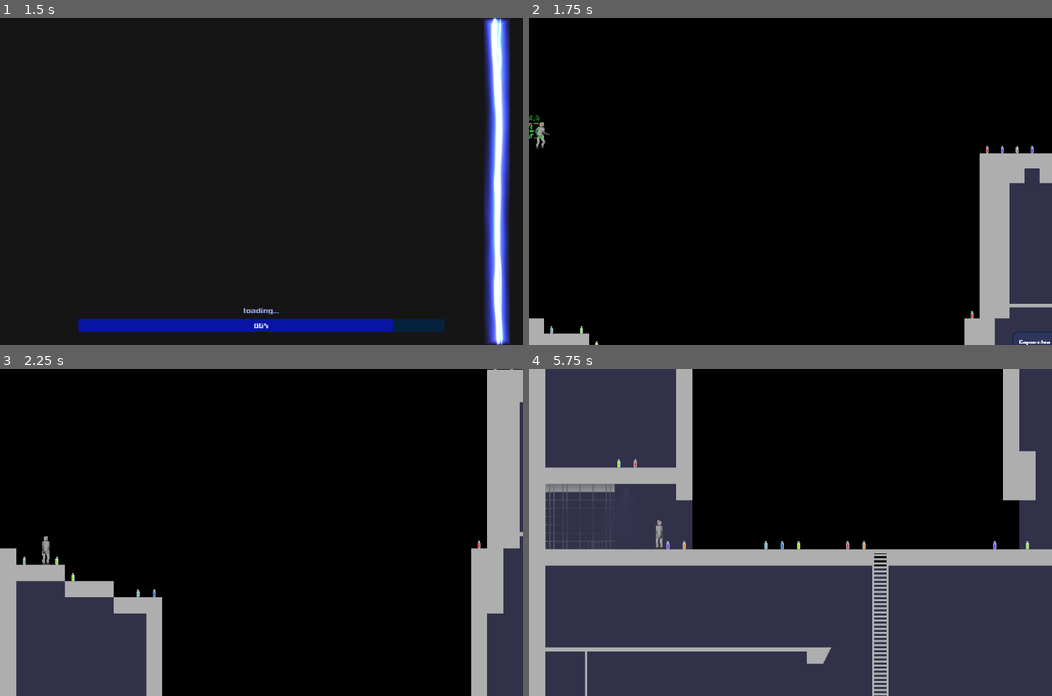
Above: before the commit, frames 1-4 (two rows, left to right).
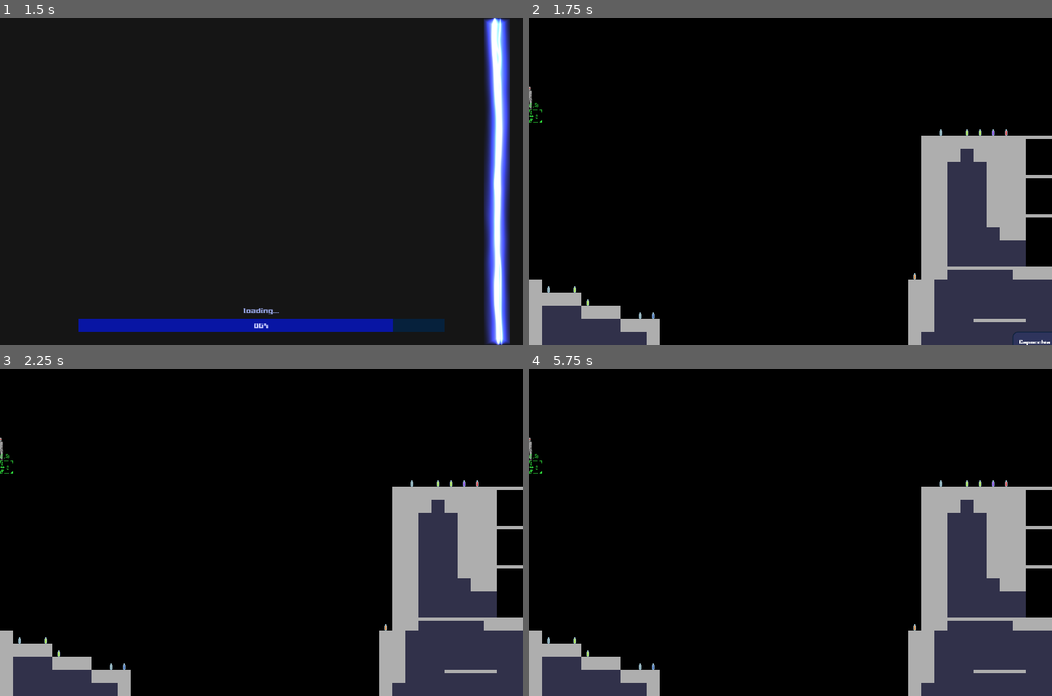
Above: after the commit, the same moments.

Repository: iRadEntertainment/Metropolissimo
Game: Godot game, scene res://Instances/main_menu.tscn
The game is run twice, just before and just after one commit, with the same random seed, the same clock (stepped at 60 frames per second) and the same inputs. Sound files missing from this copy of the repository are replaced by a short silence.
Inputs (mouse positions are in pixels of both pictures, inside the frame that each line leads up to):
- Up to frame 1 (1.5 s): click "New Game" at 0.5 s; tap Enter at 1.25 s; move the mouse to (376, 165) at 1.27 s; hold Right (ui_right) from 1.28 s (still down); hold Caps Lock (action) from 1.28 s (still down); click (376, 165) at 1.42 s
- Up to frame 2 (1.75 s): keep holding Right (ui_right); keep holding Caps Lock (action); tap Space (jump) at 1.52, 1.55 s
- Up to frame 3 (2.25 s): tap Space (jump) at 1.82 s; release Right (ui_right) at 2 s; release Caps Lock (action) at 2 s; drag from (156, 548) to (235, 597) at 2.02 s
- Up to frame 4 (5.75 s): move the mouse to (842, 460) at 2.77 s; hold Right (ui_right) 2.78-3.5 s; hold Caps Lock (action) 2.78-3.5 s; click (842, 460) at 2.92 s; tap Space (jump) at 3.05 s; drag from (764, 597) to (633, 483) at 3.52 s; move the mouse to (947, 581) at 4.27 s; hold Left (ui_left) 4.28-5 s; hold Space (jump) 4.28-5 s; tap S (crouch) at 4.35 s; click (947, 581) at 4.42 s; tap R (reload) at 4.9 s; drag from (633, 483) to (712, 450) at 5.02 s

Frame 1 is identical in both runs. In frame 2, 16% of the frame differs, in the area x 0-100%, y 21-100%; in frame 3, 26%; in frame 4, 61%, in the area x 0-100%, y 0-100%.
Error before the commit: Invalid get index '7' (on base: 'Array'). (res://Scripts/n_mng.gd:35)
Error after the commit: Invalid get index '9' (on base: 'Array'). (res://Scripts/n_mng.gd:39)

Commit message:
Astar init

Diff:
--- a/Instances/GUI.tscn
+++ b/Instances/GUI.tscn
@@ -481,13 +481,9 @@
 texture = ExtResource( 3 )
 expand = true
 
-[node name="menu" type="Control" parent="." instance=ExtResource( 4 )]
+[node name="menu" parent="." instance=ExtResource( 4 )]
 editor/display_folded = true
 visible = false
-anchor_right = 1.0
-anchor_bottom = 1.0
-margin_left = -2.0
-margin_right = -2.0
 
 [node name="mouse_info" type="HBoxContainer" parent="."]
 editor/display_folded = true
--- a/Instances/player.tscn
+++ b/Instances/player.tscn
@@ -8154,9 +8154,6 @@
 collision_mask = 1025
 collision/safe_margin = 0.01
 script = ExtResource( 2 )
-climb_speed = 250
-acc_speed = 1000
-jump = 600
 
 [node name="poly_coll" parent="." index="0"]
 visible = false
--- a/Scripts/astar_grid_gen.gd
+++ b/Scripts/astar_grid_gen.gd
@@ -4,37 +4,59 @@
 
 extends Control
 
-var as_c = AStar.new()  # AStar complete with all connections available and all nodes
-var as_0 = AStar.new()  # AStar 0 : NO JUMP
+var as_c       = AStar.new()  # AStar complete with all connections available and all nodes
+var as_no_jump = AStar.new()  # AStar 0 : NO JUMP
 var grid_nodes = []
+var points_pos = PoolVector2Array()
 
 var tile_walkable = [ 0 , 1 ]
-var tile_empty    = [-1 , 10]
+var tile_empty    = [-1 , 6,7,8,9,10]
 
 func start():
-	get_tree().paused = true
 	find_nodes()
-	get_tree().paused = false
+
+
 
 func find_nodes():
-	var tm        = n_mng.tm_solid
-	var used_rect = tm.get_used_rect()
-	var dim_tile  = tm.cell_size
-	var tm_pos    = tm.global_position
-	var node_offset = Vector3(dim_tile.x/2,0,0)
+
+	var used_rect = n_mng.tm_solid.get_used_rect()
+	var dim_tile  = n_mng.tm_solid.cell_size
+	var tm_pos    = n_mng.tm_solid.global_position
+	var node_offset        = Vector2(dim_tile.x/2 , 0)
+	var node_offset_half   = Vector2(0 , dim_tile.y  /2)
+	var node_offset_quart  = Vector2(0 , dim_tile.y  /4)
+	var node_offset_3quart = Vector2(0 , dim_tile.y*3/4)
 	#node offset moves node from the top-left corner to top center
 
 	for v in range( used_rect.position.y , used_rect.end.y ):
 		for u in range( used_rect.position.x , used_rect.end.x ):
-			var this_cell_id  = tm.get_cell(u,v)
-			var this_cell_pos = Vector3 ( u * dim_tile.x   ,   v * dim_tile.y , 0 )
+			var this_cell_id  = n_mng.tm_solid.get_cell(u,v)
+			var this_cell_pos = Vector2 ( u * dim_tile.x  ,  v * dim_tile.y) + node_offset
 
-			if this_cell_id in tile_walkable:
-				if tm.get_cell(u,v-1) in tile_empty:
-					add_grid_points([as_c], this_cell_pos)
+			if this_cell_id in [0,5,6,7,9] and free_up_n_tiles(u,v,2):
+				add_grid_points([as_c], this_cell_pos)
+			elif this_cell_id in [1,4] and free_up_n_tiles(u,v,2):
+				add_grid_points([as_c], this_cell_pos + node_offset_half)
+			elif this_cell_id in [2] and free_up_n_tiles(u,v,2):
+				add_grid_points([as_c], this_cell_pos + node_offset_3quart)
+			elif this_cell_id in [3] and free_up_n_tiles(u,v,2):
+				add_grid_points([as_c], this_cell_pos + node_offset_quart)
 
-	as_c.get_points()
+			elif this_cell_id in [8,10] and free_up_n_tiles(u,v,2):
+				add_grid_points([as_c], this_cell_pos)
 
-func add_grid_points(as_array, vector):
+
+
+func free_up_n_tiles(u,v,n_tiles):
+	var is_free = true
+	for i in range(n_tiles):
+		if not (n_mng.tm_solid.get_cell(u , v -1-i) in tile_empty) :
+			is_free = false
+			break
+	return is_free
+
+func add_grid_points(as_array, vec2):
+	points_pos.append( vec2 )
+	var vec3 = Vector3 ( vec2.x , vec2.y , 0 )
 	for asgrid in as_array:
-		asgrid.add_point(asgrid.get_available_point_id() , vector)
+		asgrid.add_point(asgrid.get_available_point_id() , vec3)
--- a/Scripts/class_human.gd
+++ b/Scripts/class_human.gd
@@ -3,11 +3,11 @@
 signal dead
 signal healt_loss
 
-export (int) var max_speed   = 400
-export (int) var climb_speed = 250
-export (int) var acc_speed   = 1000
-export (int) var gravity     = 50
-export (int) var jump        = 600
+var max_speed   = 400
+var climb_speed = 250
+var acc_speed   = 1000
+var gravity     = 50
+var jump        = 600
 var vec_mov = Vector2()
 
 var fl_flipped = false
--- a/Scripts/g_mng.gd
+++ b/Scripts/g_mng.gd
@@ -62,7 +62,18 @@
 func scene_loaded(incoming_scene):
 	add_stage_instances(incoming_scene)
 	n_mng.update_nodes(incoming_scene)
+
+	#--- scene setup
+	get_tree().paused = true
 	get_node("/root").add_child(incoming_scene)
+
+	n_mng.tm.calculate_solid_grid()
+	astar_grid_gen.start()
+	n_mng.tm.replace_solid_cells()
+	n_mng.cnt.generate_pickups()
+
+	get_tree().paused = false
+	#--- game setup
 	game_setup_and_start()
 	fl_ingame = true
 
@@ -77,7 +88,7 @@
 func game_setup_and_start():
 	n_mng.pl.global_position  = n_mng.spawn.get_node("1").global_position
 	n_mng.cam.global_position = n_mng.spawn.get_node("1").global_position
-	n_mng.cnt.generate_pickups()
+
 	audio_mng.set_ingame_music(0 , false)
 
 #=============== Game mechanics
--- a/Scripts/menu_ingame.gd
+++ b/Scripts/menu_ingame.gd
@@ -26,6 +26,7 @@
 		if event.scancode == KEY_F2 and event.is_pressed():
 			$debug.visible = !$debug.visible
 			fl_debug_mode = $debug.visible
+			n_mng.tools.draw_As_points_toggle()
 
 		if event.scancode == KEY_ESCAPE and event.is_pressed():
 			get_tree().paused = !get_tree().paused
--- a/Scripts/n_mng.gd
+++ b/Scripts/n_mng.gd
@@ -4,6 +4,7 @@
 
 extends Node
 
+var tm
 var tm_solid
 var tm_climb
 var tm_platf
@@ -12,12 +13,13 @@
 var pl
 var spawn
 var cnt
+var tools
 
 signal nodes_updated
 
 func update_nodes(scene):
 	var nodes = []
-	var paths = ["tm/solid","tm/climb","tm/platf","cam_ctrl","GUI","player","cnt/spawn","cnt"]
+	var paths = ["tm","tm/solid","tm/climb","tm/platf","cam_ctrl","GUI","player","cnt/spawn","cnt","tools"]
 
 	for i in range(paths.size()):
 		if scene.get_node(paths[i]) == null:
@@ -25,12 +27,14 @@
 		else:
 			nodes.append(scene.get_node(paths[i]))
 
-	tm_solid = nodes[0]
-	tm_climb = nodes[1]
-	tm_platf = nodes[2]
-	cam      = nodes[3]
-	gui      = nodes[4]
-	pl       = nodes[5]
-	spawn    = nodes[6]
-	cnt      = nodes[7]
+	tm       = nodes[0]
+	tm_solid = nodes[1]
+	tm_climb = nodes[2]
+	tm_platf = nodes[3]
+	cam      = nodes[4]
+	gui      = nodes[5]
+	pl       = nodes[6]
+	spawn    = nodes[7]
+	cnt      = nodes[8]
+	tools    = nodes[9]
 	emit_signal("nodes_updated")
--- a/Scripts/player.gd
+++ b/Scripts/player.gd
@@ -189,6 +189,8 @@
 			vec_mov.x -= acc_speed*d
 	else:
 		vec_mov.x /= stop_multiplier
+		if abs(vec_mov.x) < 20 and vec_mov.x != 0:
+			vec_mov.x = 0
 
 	vec_mov.x = clamp(vec_mov.x,-max_speed,max_speed)
 
--- /dev/null
+++ b/Scripts/scn_tools.gd
@@ -0,0 +1,15 @@
+# scn_tools.gd
+
+extends Control
+
+var fl_draw_as_points = false
+
+func draw_As_points_toggle():
+	fl_draw_as_points = !fl_draw_as_points
+	update()
+
+func _draw():
+
+	if fl_draw_as_points:
+		for pos in astar_grid_gen.points_pos:
+			draw_circle( pos , 1.5 , Color(1 , 0 , 0))
--- a/Scripts/tm_startup.gd
+++ b/Scripts/tm_startup.gd
@@ -1,3 +1,5 @@
+# tm_startup.gd
+
 extends Node2D
 
 #--- solid grid arrays
@@ -12,8 +14,8 @@
 
 func _ready():
 	set_process_input(false)
-	calculate_solid_grid()
-	replace_solid_cells()
+#	calculate_solid_grid()
+#	replace_solid_cells()
 
 func _input(event):
 	if event is InputEventMouseButton:
--- a/Stages/stage_test.tscn
+++ b/Stages/stage_test.tscn
@@ -13,15 +13,18 @@
 [ext_resource path="res://Instances/dummy.tscn" type="PackedScene" id=11]
 [ext_resource path="res://Scripts/cam_ctrl.gd" type="Script" id=12]
 [ext_resource path="res://Sprites/pixel_bianco.png" type="Texture" id=13]
+[ext_resource path="res://Scripts/scn_tools.gd" type="Script" id=14]
 
 [node name="stage_test" type="Node2D"]
 
 [node name="bg" type="ParallaxBackground" parent="."]
+editor/display_folded = true
 scroll_limit_begin = Vector2( -1000, -1000 )
 scroll_limit_end = Vector2( 10000, 10000 )
 scroll_ignore_camera_zoom = true
 
 [node name="far" type="ParallaxLayer" parent="bg"]
+editor/display_folded = true
 motion_scale = Vector2( 0.2, 0 )
 
 [node name="sprite" type="TextureRect" parent="bg/far"]
@@ -104,6 +107,7 @@
 z_index = 15
 
 [node name="cnt" type="Node2D" parent="."]
+editor/display_folded = true
 script = ExtResource( 10 )
 
 [node name="pickups" type="Node2D" parent="cnt"]
@@ -163,8 +167,14 @@
 expand = true
 
 [node name="tools" type="Control" parent="."]
-margin_right = 40.0
-margin_bottom = 40.0
+anchor_right = 1.0
+anchor_bottom = 1.0
+margin_right = 5000.0
+margin_bottom = 5000.0
+script = ExtResource( 14 )
+__meta__ = {
+"_edit_lock_": true
+}
 
 [connection signal="screen_entered" from="bg_streets/street1/vsn" to="bg_streets/street1" method="_on_vsn_screen_entered"]
 [connection signal="screen_exited" from="bg_streets/street1/vsn" to="bg_streets/street1" method="_on_vsn_screen_exited"]
Not shown: 1 places in Stages/stage_test.tscn that only renumber resources
